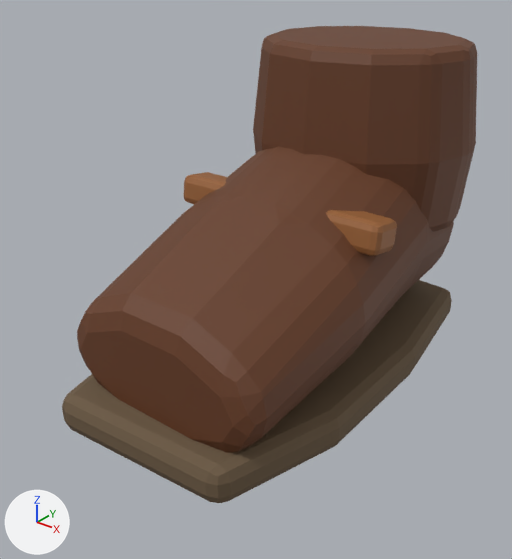
The glTF model assets/exports/hero_glb/hero_boot_r_v01.glb as it was, and as the next commit left it.
The view is the same before and after, from a 50 mm lens placed at (0.465, -0.541, 0.375), pointed at (0.145, -0.141, 0.127). The axes (+X, +Y, +Z) are drawn at lower left. The lights are the same throughout. The older version comes first. Where no turn or scale is listed for an object, it has been applied to the vertices. Vertices at exactly the same position are counted once.

Before the edit, the objects in view are built like this:
```python
me_cube_027 = bpy.data.meshes.new('Cube.027')
me_cube_027.from_pydata(...)  # 56 vertices, 108 faces; spans x -0.095..0.095, y -0.017..0.017, z -0.014..0.014
me_cube_027.materials.append(mat_mat_leather_light)  # brown #986135
me_mesh_geo_bootcuffr = bpy.data.meshes.new('MESH_GEO_BootCuffR')
me_mesh_geo_bootcuffr.from_pydata(...)  # 144 vertices, 284 faces; spans x 0.05..0.25, y -0.088..0.088, z 0.15..0.3
me_mesh_geo_bootcuffr.materials.append(mat_mat_leather)  # brown #673b21
me_mesh_geo_bootr = bpy.data.meshes.new('MESH_GEO_BootR')
me_mesh_geo_bootr.from_pydata(...)  # 208 vertices, 412 faces; spans x 0.052..0.248, y -0.265..0.055, z 0.047..0.237
me_mesh_geo_bootr.materials.append(mat_mat_leather)  # brown #673b21
me_mesh_geo_bootsoler = bpy.data.meshes.new('MESH_GEO_BootSoleR')
me_mesh_geo_bootsoler.from_pydata(...)  # 80 vertices, 156 faces; spans x 0.047..0.253, y -0.291..0.074, z 0.035..0.066
me_mesh_geo_bootsoler.materials.append(mat_mat_padding_dark)  # brown #6c5942
ob_geo_bootcuffr = bpy.data.objects.new('GEO_BootCuffR', me_mesh_geo_bootcuffr)
ob_geo_bootcuffr.location = (0.0, 0.0, 0.0)
ob_geo_bootinstepstrapr = bpy.data.objects.new('GEO_BootInstepStrapR', me_cube_027)
ob_geo_bootinstepstrapr.location = (0.15, -0.115, 0.18)
ob_geo_bootr = bpy.data.objects.new('GEO_BootR', me_mesh_geo_bootr)
ob_geo_bootr.location = (0.0, 0.0, 0.0)
ob_geo_bootsoler = bpy.data.objects.new('GEO_BootSoleR', me_mesh_geo_bootsoler)
ob_geo_bootsoler.location = (0.0, 0.0, 0.0)
```
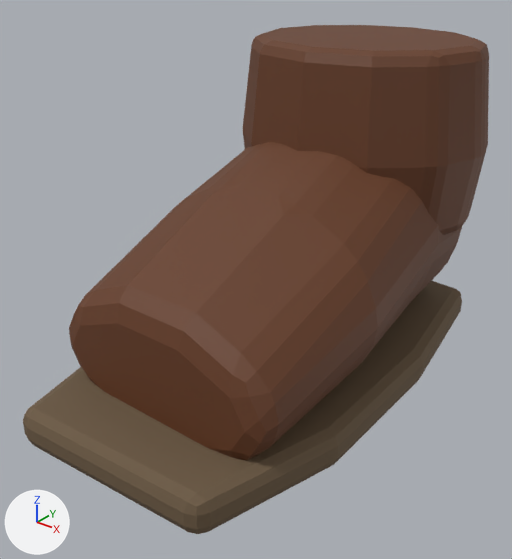
Changed parts and their boxes [x1, y1, x2, y2] in the pictures (512 x 559 px):
'GEO_BootR', reshaped: before [77, 146, 454, 453]; after [69, 142, 462, 460]
'GEO_BootSoleR', reshaped (13% wider, 13% taller): before [62, 280, 452, 503]; after [23, 281, 462, 534]
'GEO_BootCuffR', mesh rescaled (10% wider): before [253, 26, 477, 232]; after [243, 25, 489, 235]
'GEO_BootInstepStrapR', deleted (brown): before [184, 172, 397, 256]

Edits to the bpy script that builds the scene:
```text
Change me_mesh_geo_bootcuffr:
    used by ob_geo_bootcuffr; location = (0.0, 0.0, 0.0)
    remove me_mesh_geo_bootcuffr.from_pydata(...)  # 144 vertices, 284 faces; spans x 0.05..0.25, y -0.088..0.088, z 0.15..0.3
    add me_mesh_geo_bootcuffr.from_pydata(...)  # 144 vertices, 284 faces; spans x 0.04..0.26, y -0.097..0.097, z 0.15..0.3
    me_mesh_geo_bootcuffr part 1: the whole mesh is scaled about its middle by (1.1, 1.1, 1)
Change me_mesh_geo_bootr:
    used by ob_geo_bootr; location = (0.0, 0.0, 0.0)
    remove me_mesh_geo_bootr.from_pydata(...)  # 208 vertices, 412 faces; spans x 0.052..0.248, y -0.265..0.055, z 0.047..0.237
    add me_mesh_geo_bootr.from_pydata(...)  # 208 vertices, 412 faces; spans x 0.042..0.258, y -0.265..0.055, z 0.041..0.246
    me_mesh_geo_bootr part 2: 208 of 208 vertices moved; they spanned x 0.052..0.248, y -0.265..0.055, z 0.047..0.237 and now span x 0.042..0.258, y -0.265..0.055, z 0.041..0.246; mean shift (0.0, 0.0, 0.001)
Change me_mesh_geo_bootsoler:
    used by ob_geo_bootsoler; location = (0.0, 0.0, 0.0)
    remove me_mesh_geo_bootsoler.from_pydata(...)  # 80 vertices, 156 faces; spans x 0.047..0.253, y -0.291..0.074, z 0.035..0.066
    add me_mesh_geo_bootsoler.from_pydata(...)  # 80 vertices, 156 faces; spans x 0.037..0.263, y -0.321..0.082, z 0.035..0.066
    me_mesh_geo_bootsoler part 3: the whole mesh is multiplied about its middle by the matrix ((1.105, 0.0, 0.0), (0.0, 1.103, 0.0), (0.0, 0.0, 1.0)), then moved by (0.0, -0.011, 0.0)
Remove ob_geo_bootinstepstrapr:
    ob_geo_bootinstepstrapr = bpy.data.objects.new('GEO_BootInstepStrapR', me_cube_027)
    ob_geo_bootinstepstrapr.location = (0.15, -0.115, 0.18)
```
